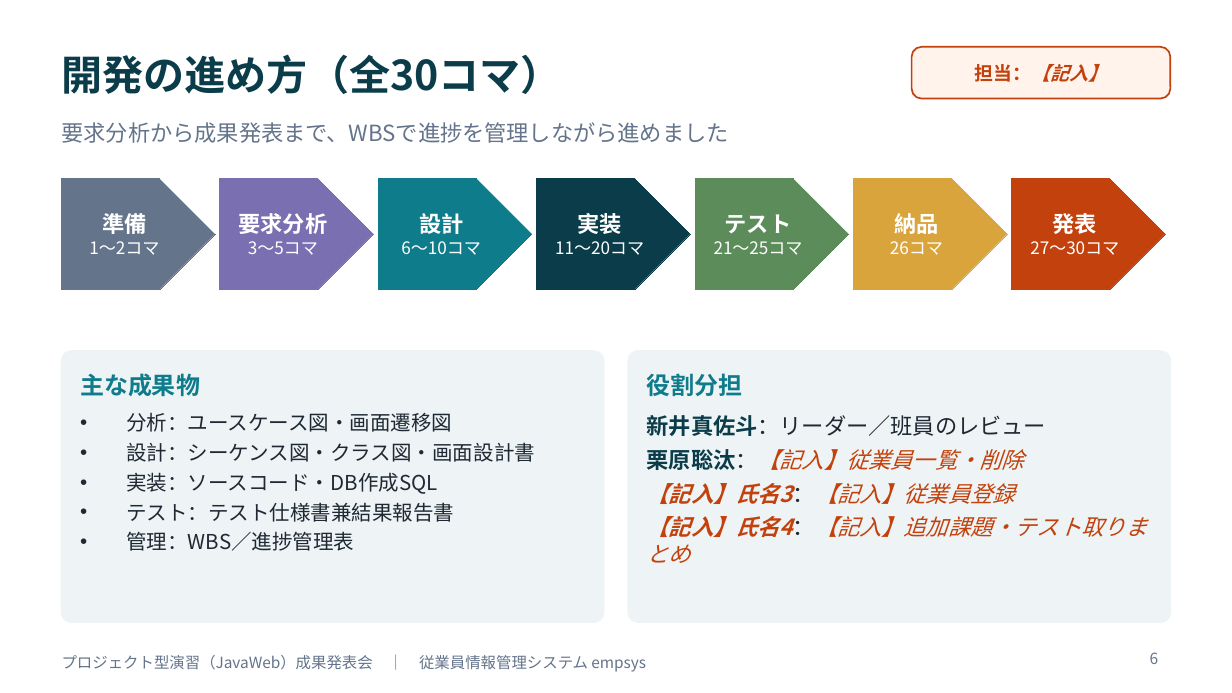
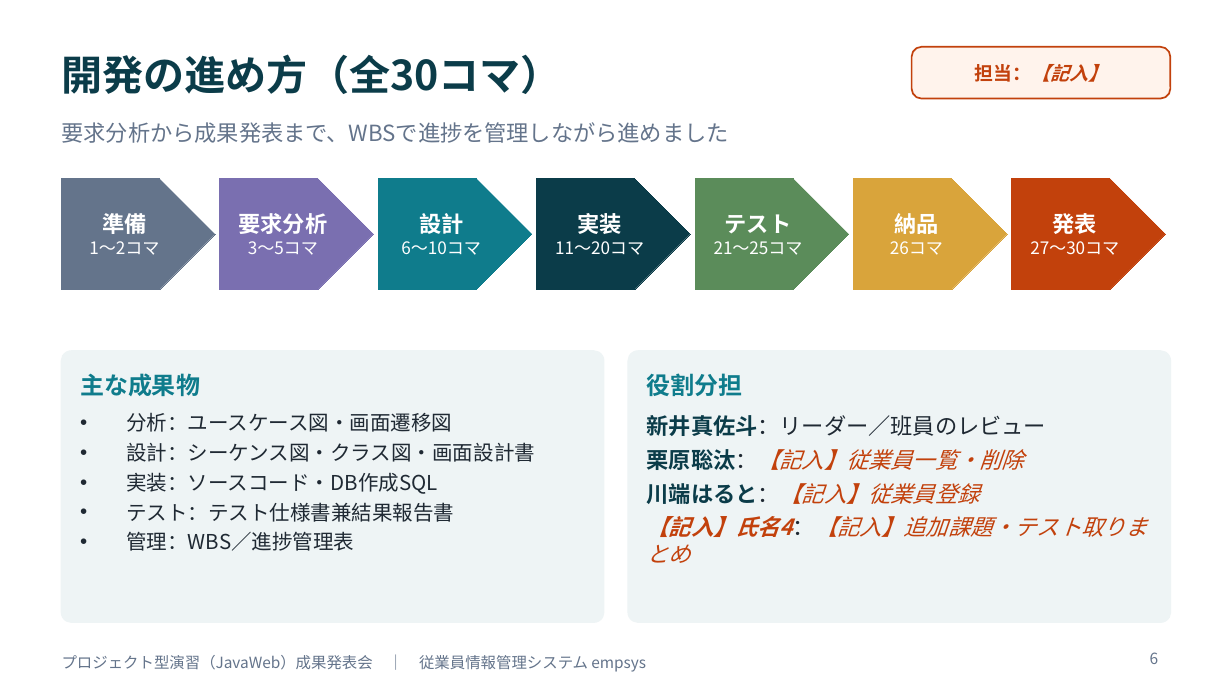
Before and after one commit to amasato1221/web_-application, a slide deck: slide 6 of 成果発表会資料_テンプレート.pptx. Drawn at 1232x693 pixels with LibreOffice and Linux fonts; fonts in the diff are those of the drawing. Boxes give left, top, right and bottom in pixels: in the first picture for what was removed or moved away, otherwise in the second. Text is boxed around its words. In the diff, an @@ line names an element or a change of style, - is before the commit and + after.

```diff
--- a/成果発表会資料_テンプレート.pptx
+++ b/成果発表会資料_テンプレート.pptx
@@ text at [647, 483, 980, 504]: text changed @@
-【記入】氏名3：【記入】従業員登録
+川端はると：【記入】従業員登録
```
Also in this commit, not shown: 3 other slides changed.
